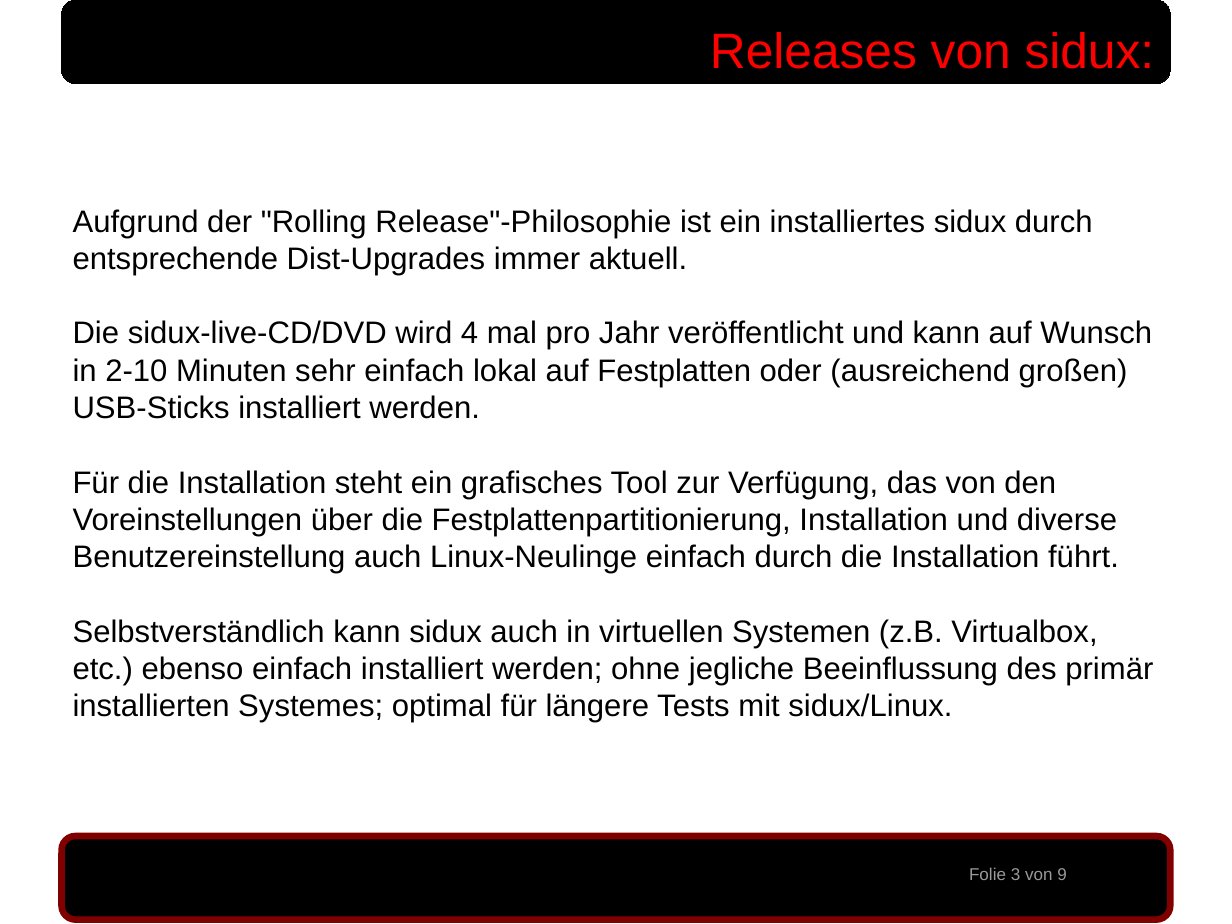
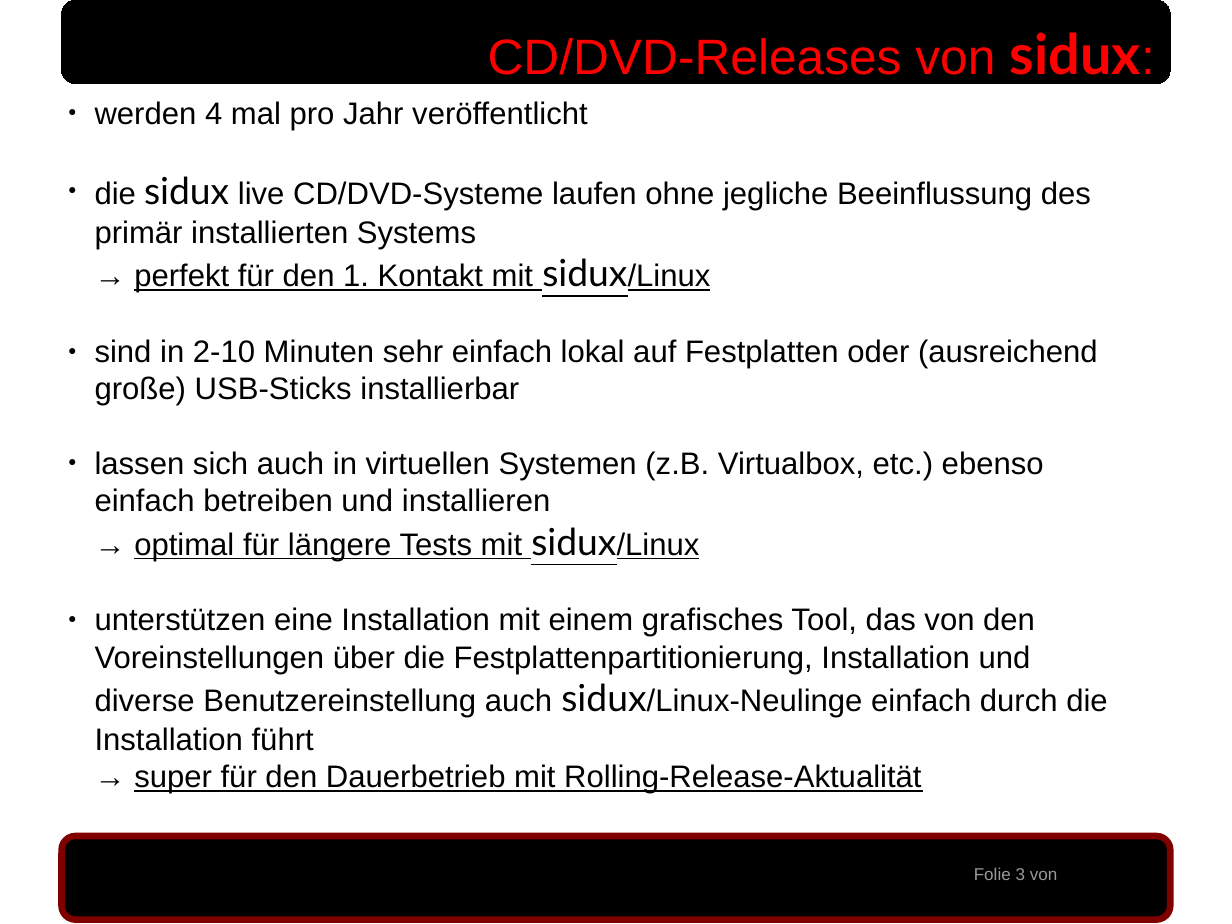
Before and after one commit to sidux-ev/praesentation, a slide deck: slide 3 of bin/sigint2010_koeln.odp. Drawn at 1232x924 pixels with LibreOffice and Linux fonts; fonts in the diff are those of the drawing; background and template pictures are left out. Boxes give left, top, right and bottom in pixels: in the first picture for what was removed or moved away, otherwise in the second. Text is boxed around its words. In the diff, an @@ line names an element or a change of style, - is before the commit and + after.

Commit message:
odp angepasst, sidux in dustismo +4pt (ttf-dustin muss installiert werden!), sidux-ev in arial, fett, inhalt wie in txt sidux im header dustimo +4pt, fett hinweis in ODP bzgl. FONT auf 1. seite (remove me after finalisation) pdf aus odp kleinere typos

```diff
--- a/bin/sigint2010_koeln.odp
+++ b/bin/sigint2010_koeln.odp
@@ text at <box>488,32,1141,75</box>: text changed @@
-Releases von sidux:
+CD/DVD-Releases von sidux:
@@ text at <box>95,101,1107,793</box>: text changed @@
-Aufgrund der "Rolling Release"-Philosophie ist ein installiertes sidux durch entsprechende Dist-Upgrades immer aktuell.
-Die sidux-live-CD/DVD wird 4 mal pro Jahr veröffentlicht und kann auf Wunsch in 2-10 Minuten sehr einfach lokal auf Festplatten oder (ausreichend großen) USB-Sticks installiert werden.
-Für die Installation steht ein grafisches Tool zur Verfügung, das von den Voreinstellungen über die Festplattenpartitionierung, Installation und diverse Benutzereinstellung auch Linux-Neulinge einfach durch die Installation führt.
-Selbstverständlich kann sidux auch in virtuellen Systemen (z.B. Virtualbox, etc.) ebenso einfach installiert werden; ohne jegliche Beeinflussung des primär installierten Systemes; optimal für längere Tests mit sidux/Linux.
+  ● werden 4 mal pro Jahr veröffentlicht
+  ● die sidux live CD/DVD-Systeme laufen ohne jegliche Beeinflussung des primär installierten Systems
+    → perfekt für den 1. Kontakt mit sidux/Linux
+  ● sind in 2-10 Minuten sehr einfach lokal auf Festplatten oder (ausreichend große) USB-Sticks installierbar
+  ● lassen sich auch in virtuellen Systemen (z.B. Virtualbox, etc.) ebenso einfach betreiben und installieren
+    → optimal für längere Tests mit sidux/Linux
+  ● unterstützen eine Installation mit einem grafisches Tool, das von den Voreinstellungen über die Festplattenpartitionierung, Installation und diverse Benutzereinstellung auch sidux/Linux-Neulinge einfach durch die Installation führt
+    → super für den Dauerbetrieb mit Rolling-Release-Aktualität
@@ page number at <box>974,867,1058,880</box>: text changed @@
-Folie 3 von 9
+Folie 3 von
```
Also in this commit, not shown: 8 other slides changed, 3 other files.
